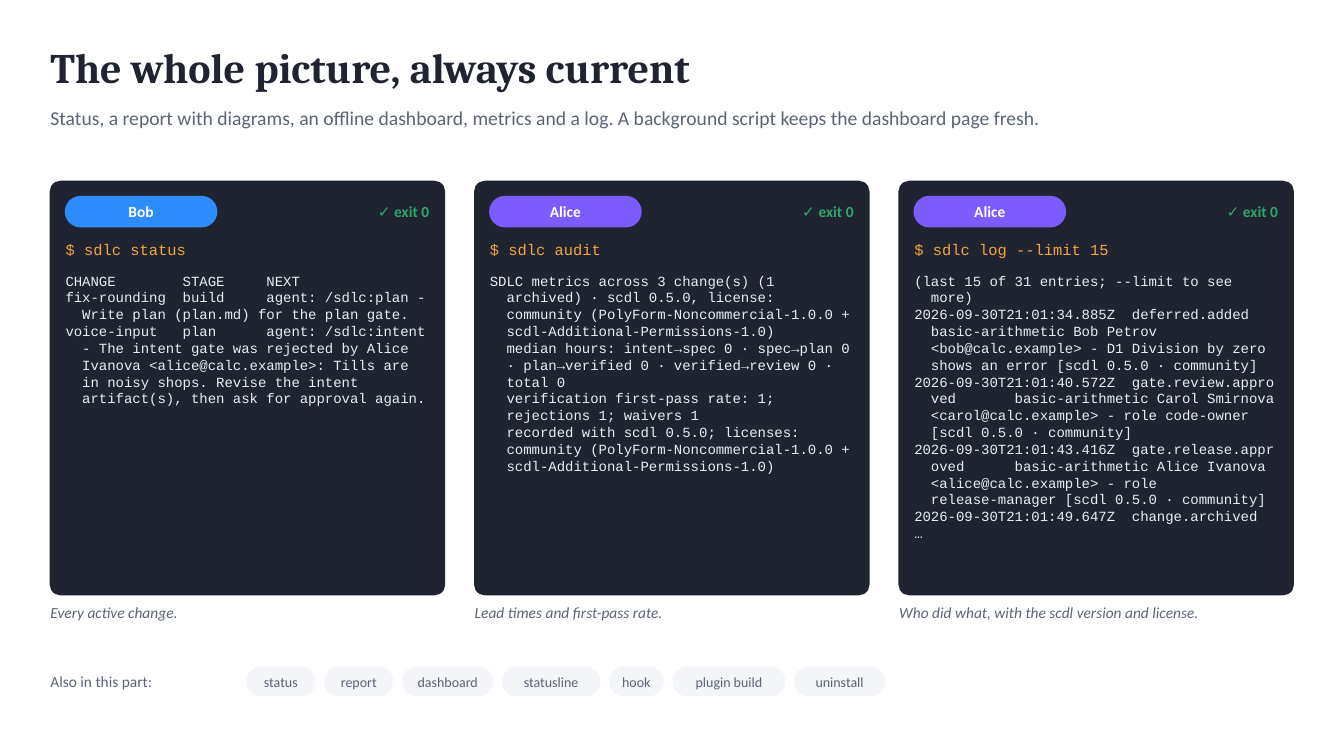
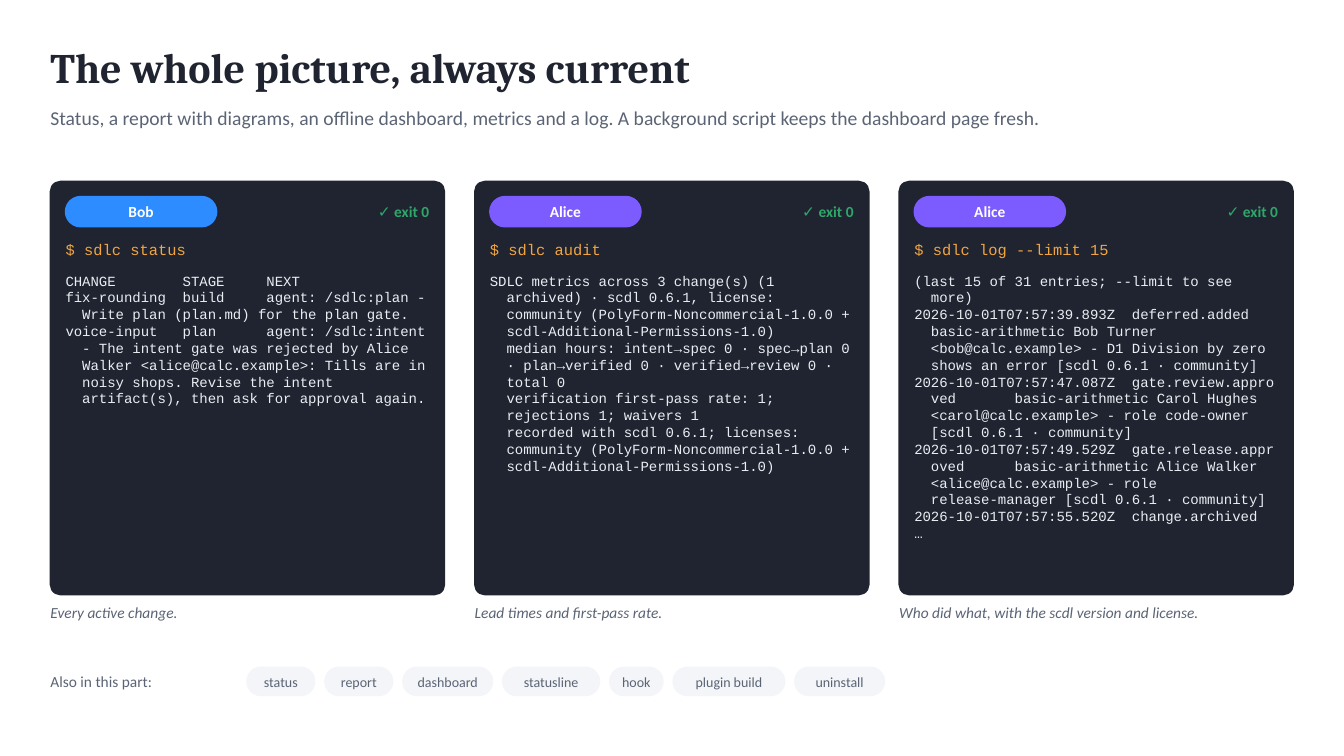
Before and after one commit to marin-ai-tech/sdlc, a slide deck: slide 18 of docs/demo/scdl-calculator-demo.en.pptx (slide 15 before the commit). Drawn at 1344x756 pixels with LibreOffice and Linux fonts; fonts in the diff are those of the drawing. Boxes give left, top, right and bottom in pixels: in the first picture for what was removed or moved away, otherwise in the second. Text is boxed around its words. In the diff, an @@ line names an element or a change of style, - is before the commit and + after.

```diff
--- a/docs/demo/scdl-calculator-demo.en.pptx
+++ b/docs/demo/scdl-calculator-demo.en.pptx
@@ text at bbox=[507, 292, 775, 305]: text changed @@
-archived) · scdl 0.5.0, license:
+archived) · scdl 0.6.1, license:
@@ text at bbox=[914, 309, 1249, 336]: text changed @@
-2026-09-30T21:01:34.885Z deferred.added
-basic-arithmetic Bob Petrov
+2026-10-01T07:57:39.893Z deferred.added
+basic-arithmetic Bob Turner
@@ text at bbox=[82, 360, 426, 390]: text changed @@
-Ivanova <alice@calc.example>: Tills are
-in noisy shops. Revise the intent
+Walker <alice@calc.example>: Tills are in
+noisy shops. Revise the intent
@@ text at bbox=[914, 360, 1274, 406]: text changed @@
-shows an error [scdl 0.5.0 · community]
-2026-09-30T21:01:40.572Z gate.review.appro
-ved basic-arithmetic Carol Smirnova
+shows an error [scdl 0.6.1 · community]
+2026-10-01T07:57:47.087Z gate.review.appro
+ved basic-arithmetic Carol Hughes
@@ text at bbox=[507, 427, 799, 440]: text changed @@
-recorded with scdl 0.5.0; licenses:
+recorded with scdl 0.6.1; licenses:
@@ text at bbox=[914, 427, 1274, 471]: text changed @@
-[scdl 0.5.0 · community]
-2026-09-30T21:01:43.416Z gate.release.appr
-oved basic-arithmetic Alice Ivanova
+[scdl 0.6.1 · community]
+2026-10-01T07:57:49.529Z gate.release.appr
+oved basic-arithmetic Alice Walker
@@ text at bbox=[914, 494, 1266, 524]: text changed @@
-release-manager [scdl 0.5.0 · community]
-2026-09-30T21:01:49.647Z change.archived
+release-manager [scdl 0.6.1 · community]
+2026-10-01T07:57:55.520Z change.archived
```
Also in this commit, not shown: 10 other slides changed, 3 slides added, 37 other files.
